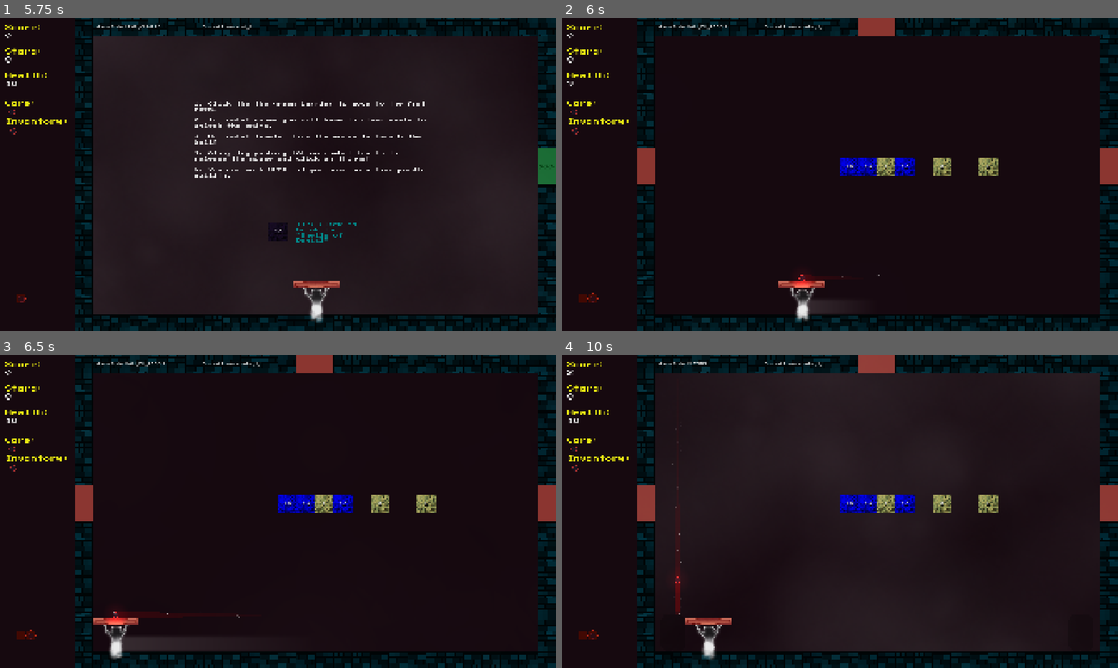
Above: before the commit, frames 1-4 (two rows, left to right).
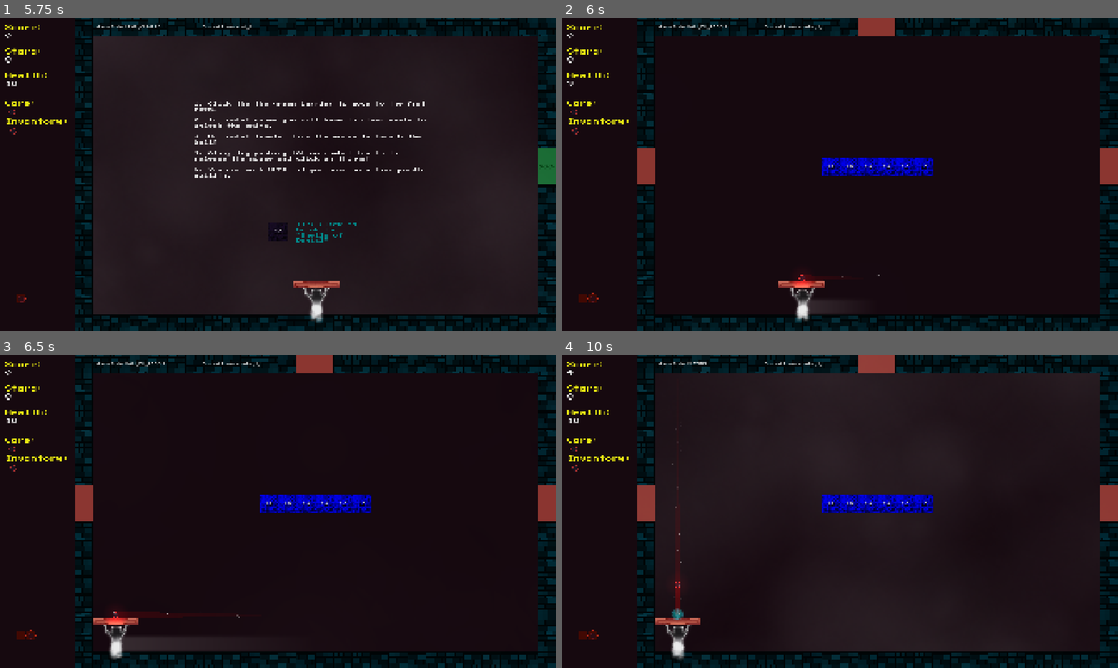
Above: after the commit, the same moments.

Repository: lostpoet999/escape_to_marty
Game: Godot game, scene res://scenes_and_scripts/ui_main_menu/main_menu.tscn
Two runs of this game, one before a commit and one after it. Both use one fixed random seed, a clock stepped at 60 frames per second and the inputs below. Sound files missing from this copy of the repository are replaced by a short silence.
Inputs (mouse positions are in pixels of both pictures, inside the frame that each line leads up to):
- Up to frame 1 (5.75 s): click "Start" at 0.5 s; click (11, 111) at 1.27 s; click (11, 130) at 2.02 s; click (11, 111) at 2.77 s; click (11, 130) at 3.52 s; click (11, 111) at 4.27 s; click (11, 130) at 5.02 s
- Up to frame 2 (6 s): tap Enter at 5.75 s; drag from (1106, 165) to (878, 305) at 5.77 s
- Up to frame 3 (6.5 s): no input
- Up to frame 4 (10 s): click (573, 448) at 6.52 s; click (573, 467) at 7.27 s; click (573, 448) at 8.02 s; click (573, 467) at 8.77 s; click (573, 448) at 9.52 s

Frame 1 is identical in both runs. In frame 2, 0.9% of the frame differs, in the area x 46-79%, y 44-51%; in frame 3, 0.9%; in frame 4, 1.8%, in the area x 0-79%, y 4-98%.

Commit message:
changed it so deon only spawns after you see him as a boss

Diff:
--- a/scenes_and_scripts/levels/floor_1_the_intersection/combat_1_1.tscn
+++ b/scenes_and_scripts/levels/floor_1_the_intersection/combat_1_1.tscn
@@ -44,23 +44,17 @@
 [node name="OpenSeal3" parent="No-Respawn/Bricks" parent_id_path=PackedInt32Array(424513038) index="2" unique_id=1794760010 instance=ExtResource("2_qcry5")]
 position = Vector2(1184, 640)
 initialize_brick_on_leveldata = false
-stages = Dictionary[int, float]({
-2: 5.0
-})
+stages = Dictionary[int, float]({})
 
 [node name="OpenSeal5" parent="No-Respawn/Bricks" parent_id_path=PackedInt32Array(424513038) index="3" unique_id=843230974 instance=ExtResource("2_qcry5")]
-position = Vector2(1376, 640)
+position = Vector2(1312, 640)
 initialize_brick_on_leveldata = false
-stages = Dictionary[int, float]({
-2: 5.0
-})
+stages = Dictionary[int, float]({})
 
 [node name="OpenSeal6" parent="No-Respawn/Bricks" parent_id_path=PackedInt32Array(424513038) index="4" unique_id=1235412364 instance=ExtResource("2_qcry5")]
-position = Vector2(1536, 640)
+position = Vector2(992, 640)
 initialize_brick_on_leveldata = false
-stages = Dictionary[int, float]({
-2: 5.0
-})
+stages = Dictionary[int, float]({})
 
 [node name="OpenSeal4" parent="No-Respawn/Bricks" parent_id_path=PackedInt32Array(424513038) index="5" unique_id=1855742673 instance=ExtResource("2_qcry5")]
 position = Vector2(1248, 640)
@@ -70,7 +64,6 @@
 [node name="EnemySpawner" parent="No-Respawn/Spawners" parent_id_path=PackedInt32Array(1587044855) index="0" unique_id=740599083 instance=ExtResource("3_dfsbl")]
 position = Vector2(288, 960)
 enemies = Array[ExtResource("3_lsl0q")]([SubResource("Resource_lsl0q")])
-spawn_an_enemy_chance = 50.0
 respawn_time = 10.0
 initial_spawn_time = 2.0
 max_spawns = 1
@@ -78,7 +71,6 @@
 [node name="EnemySpawner2" parent="No-Respawn/Spawners" parent_id_path=PackedInt32Array(1587044855) index="1" unique_id=600490071 instance=ExtResource("3_dfsbl")]
 position = Vector2(1888, 960)
 enemies = Array[ExtResource("3_lsl0q")]([SubResource("Resource_8n0fq")])
-spawn_an_enemy_chance = 50.0
 respawn_time = 10.0
 initial_spawn_time = 2.0
 max_spawns = 1
--- a/scenes_and_scripts/levels/floor_1_the_intersection/combat_1_2.tscn
+++ b/scenes_and_scripts/levels/floor_1_the_intersection/combat_1_2.tscn
@@ -32,7 +32,6 @@
 [node name="EnemySpawner" parent="No-Respawn/Spawners" parent_id_path=PackedInt32Array(1587044855) index="0" unique_id=740599083 instance=ExtResource("2_umu5g")]
 position = Vector2(288, 960)
 enemies = Array[ExtResource("3_5jp3l")]([SubResource("Resource_lsl0q")])
-spawn_an_enemy_chance = 50.0
 respawn_time = 10.0
 initial_spawn_time = 2.0
 max_spawns = 1
@@ -40,7 +39,6 @@
 [node name="EnemySpawner2" parent="No-Respawn/Spawners" parent_id_path=PackedInt32Array(1587044855) index="1" unique_id=18242075 instance=ExtResource("2_umu5g")]
 position = Vector2(1888, 960)
 enemies = Array[ExtResource("3_5jp3l")]([SubResource("Resource_8n0fq")])
-spawn_an_enemy_chance = 50.0
 respawn_time = 10.0
 initial_spawn_time = 2.0
 max_spawns = 1
--- a/scenes_and_scripts/levels/floor_1_the_intersection/combat_1_3.tscn
+++ b/scenes_and_scripts/levels/floor_1_the_intersection/combat_1_3.tscn
@@ -128,7 +128,6 @@
 [node name="EnemySpawner" parent="No-Respawn/Spawners" parent_id_path=PackedInt32Array(1587044855) index="0" unique_id=740599083 instance=ExtResource("2_ytukl")]
 position = Vector2(288, 960)
 enemies = Array[ExtResource("3_51qpg")]([SubResource("Resource_lsl0q")])
-spawn_an_enemy_chance = 50.0
 respawn_time = 10.0
 initial_spawn_time = 2.0
 max_spawns = 1
@@ -136,12 +135,12 @@
 [node name="EnemySpawner2" parent="No-Respawn/Spawners" parent_id_path=PackedInt32Array(1587044855) index="1" unique_id=963468 instance=ExtResource("2_ytukl")]
 position = Vector2(1888, 960)
 enemies = Array[ExtResource("3_51qpg")]([SubResource("Resource_8n0fq")])
-spawn_an_enemy_chance = 50.0
 respawn_time = 10.0
 initial_spawn_time = 2.0
 max_spawns = 1
 
 [node name="Hint" type="Node2D" parent="No-Respawn" parent_id_path=PackedInt32Array(34663887) index="2" unique_id=491808151]
+visible = false
 position = Vector2(839, 965)
 script = ExtResource("6_e6fxt")
 text = "Try pressing TAB to release mouse control,
@@ -165,3 +164,20 @@
 
 [node name="CollisionShape2D" type="CollisionShape2D" parent="No-Respawn/Hint/Area2D" index="0" unique_id=1122386472]
 shape = SubResource("RectangleShape2D_t4x8m")
+
+[node name="Label2" type="Label" parent="No-Respawn/Hint" index="2" unique_id=444543725]
+offset_left = -280.0
+offset_top = -220.0
+offset_right = -279.0
+offset_bottom = -197.0
+text = "Try pressing TAB to release mouse control,
+then try clicking on the Enemy!"
+label_settings = ExtResource("7_e6fxt")
+
+[node name="Area2D2" type="Area2D" parent="No-Respawn/Hint" index="3" unique_id=2015381350]
+collision_layer = 0
+input_pickable = false
+monitorable = false
+
+[node name="CollisionShape2D" type="CollisionShape2D" parent="No-Respawn/Hint/Area2D2" index="0" unique_id=1357236983]
+shape = SubResource("RectangleShape2D_t4x8m")
--- a/scenes_and_scripts/levels/floor_1_the_intersection/combat_1_4.tscn
+++ b/scenes_and_scripts/levels/floor_1_the_intersection/combat_1_4.tscn
@@ -10,7 +10,6 @@
 script = ExtResource("4_0334r")
 enemy_name = "Deon"
 scene_ref = ExtResource("5_ngga0")
-spawn_chance = 100.0
 x_offset = 96.0
 metadata/_custom_type_script = "uid://dm8qchhbo37mu"
 
@@ -69,7 +68,6 @@
 [node name="EnemySpawner" parent="No-Respawn/Spawners" parent_id_path=PackedInt32Array(1587044855) index="0" unique_id=740599083 instance=ExtResource("3_u5l1q")]
 position = Vector2(288, 960)
 enemies = Array[ExtResource("4_0334r")]([SubResource("Resource_lsl0q")])
-spawn_an_enemy_chance = 50.0
 respawn_time = 10.0
 initial_spawn_time = 2.0
 max_spawns = 1
@@ -77,7 +75,6 @@
 [node name="EnemySpawner2" parent="No-Respawn/Spawners" parent_id_path=PackedInt32Array(1587044855) index="1" unique_id=2127917868 instance=ExtResource("3_u5l1q")]
 position = Vector2(1888, 960)
 enemies = Array[ExtResource("4_0334r")]([SubResource("Resource_8n0fq")])
-spawn_an_enemy_chance = 50.0
 respawn_time = 10.0
 initial_spawn_time = 2.0
 max_spawns = 1
--- a/scenes_and_scripts/powerups_and_behaviors/ball_powerups/phase_sweep_test.tres
+++ b/scenes_and_scripts/powerups_and_behaviors/ball_powerups/phase_sweep_test.tres
@@ -20,7 +20,7 @@
 [resource]
 script = ExtResource("1_ball")
 on_hit = Array[ExtResource("2_hb")]([SubResource("HitBehavior_sweep")])
-powerup_name = "Phase Sweep"
+powerup_name = "Denial Sweep"
 rarity = 3
-cost = 5
+cost = 10
 metadata/_custom_type_script = "uid://bryv4msdad7wu"
--- a/scenes_and_scripts/powerups_and_behaviors/ball_powerups/splash_test.tres
+++ b/scenes_and_scripts/powerups_and_behaviors/ball_powerups/splash_test.tres
@@ -39,7 +39,7 @@
 [resource]
 script = ExtResource("1_ball")
 on_hit = Array[ExtResource("2_hb")]([SubResource("HitBehavior_splash")])
-powerup_name = "Splash Test"
+powerup_name = "Sun Flash"
 rarity = 2
-cost = 5
+cost = 8
 metadata/_custom_type_script = "uid://bryv4msdad7wu"
